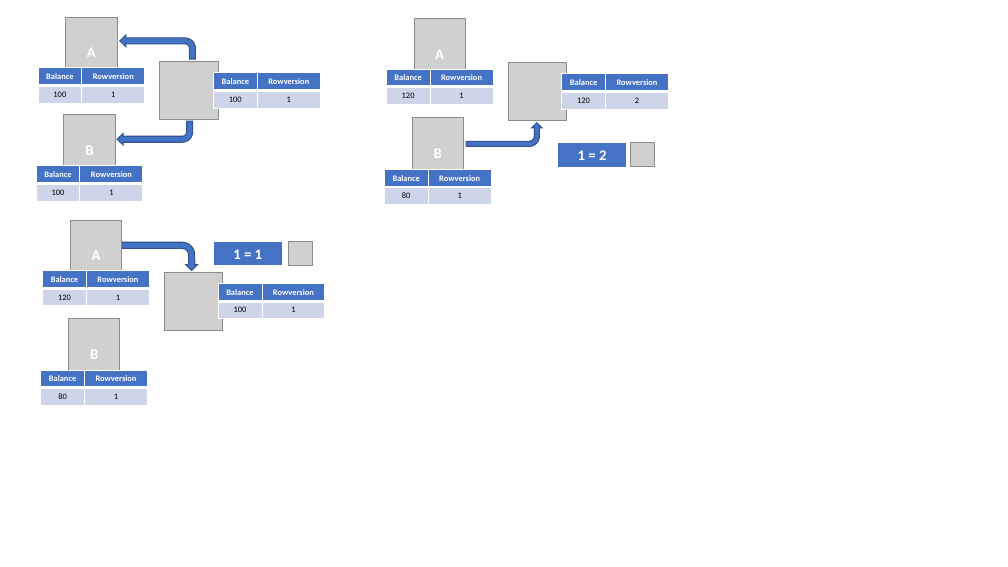
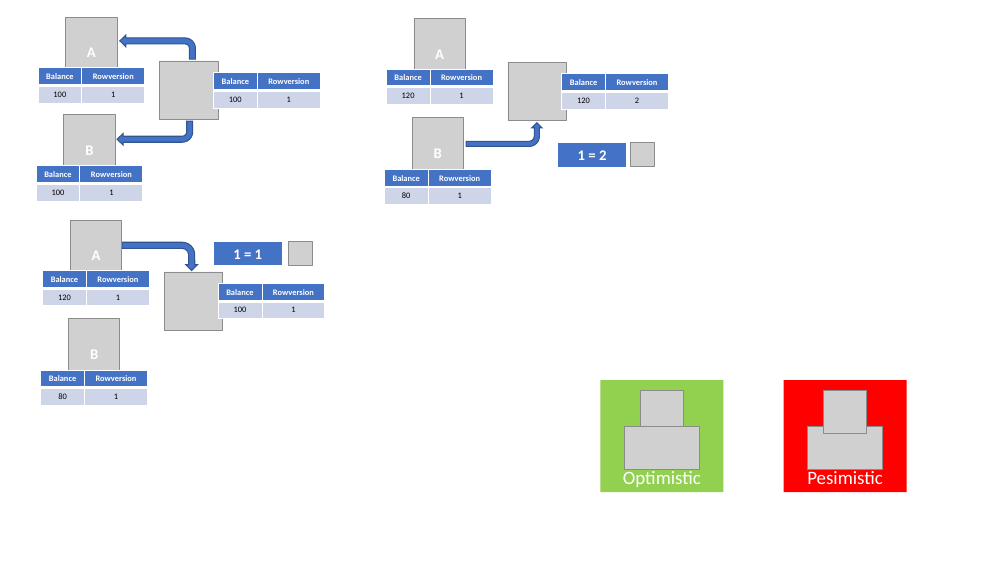
Before and after one commit to funkycodeblog/blogengine, a slide deck: slide 4 of _devops/Presentations/FunkyCode Articles.pptx. Drawn at 1008x567 pixels with LibreOffice and Linux fonts; fonts in the diff are those of the drawing; grey boxes stand for pictures. Boxes give left, top, right and bottom in pixels: in the first picture for what was removed or moved away, otherwise in the second. Text is boxed around its words. In the diff, an @@ line names an element or a change of style, - is before the commit and + after.

Commit message:
[Articles] Sql Optimistic

```diff
--- a/_devops/Presentations/FunkyCode Articles.pptx
+++ b/_devops/Presentations/FunkyCode Articles.pptx
@@ rectangle added at box(600, 380, 724, 492), fill #92D050, 18 pt, text #FFFFFF @@
+Optimistic
@@ rectangle added at box(784, 380, 907, 492), fill #FF0000, 18 pt, text #FFFFFF @@
+Pesimistic
@@ picture added at box(640, 390, 684, 433) @@
@@ picture added at box(824, 390, 867, 433) @@
@@ picture added at box(625, 426, 699, 470) @@
@@ picture added at box(808, 426, 882, 470) @@
```
Also in this commit, not shown: 5 slides added, 9 other files.
